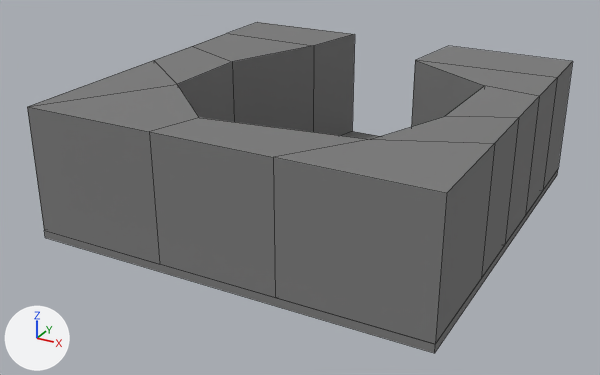
A saved change to the FBX model Assets/Art/Models/Tiles/MDL_DeadEnd_1.fbx.
Before and after are seen from a camera (50 mm lens) standing at (13.7, -26.8, 13.9) and looking at (-0.5, -1.0, 1.0). Lighting does not change. The marker at lower left points along +X, +Y and +Z. The first picture is the older version. Mesh edges are drawn as thin lines. Where no turn or scale is listed for an object, it has been applied to the vertices.

The first picture shows 'Floor', 'dead1_end_wall'.
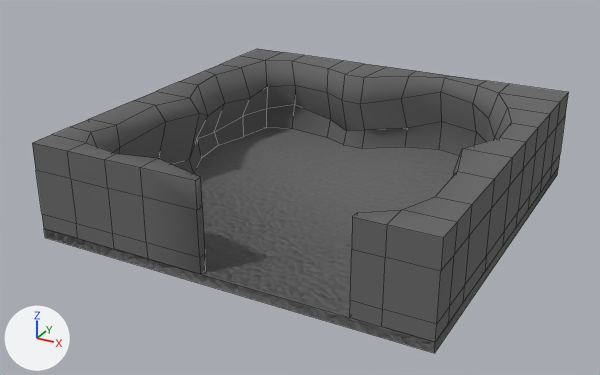
The newer file is also rescaled (x1.667) as a whole; pictures and numbers use the older file's frame.

Location of each change, (x1, y1, x2, y2) in pixels of the pictures (600 x 375 px):
'dead1_end_wall', deleted
    before: (27, 22, 573, 344)
'Dead End 1_Wall', added
    after: (32, 49, 569, 342)
'Floor', reshaped
    before: (44, 131, 558, 353)
    after: (44, 128, 558, 353)

What changed in the scene script:
```text
Add img_tex_floor_normal_png:
    img_tex_floor_normal_png = load_image('TEX_Floor_Normal.png', '../../Textures/Tiles/TEX_Floor_Normal.png', 2048, 2048, 'Non-Color')
Add mat_floor:
    mat_floor = bpy.data.materials.new('Floor')
    # colours: dark grey #666666
    # uses the picture img_tex_floor_normal_png
Add mat_wall:
    mat_wall = principled_material('Wall')
    mat_wall.base_color = (0.134, 0.134, 0.134)  # dark grey #666666
    mat_wall.roughness = 1.0
Change me_cube:
    used by ob_floor; location = (0.0, 0.0, 0.0)
    remove me_cube.from_pydata(...)  # 8 vertices, 6 faces; spans x -7.5..7.5, y -7.5..7.5, z 0.0..0.3
    add me_cube.from_pydata(...)  # 8 vertices, 6 faces; spans x -7.5..7.5, y -7.5..7.5, z 0.0..0.4
    me_cube part 1: 6 faces spanning x -7.5..7.5, y -7.5..7.5, z 0.0..0.4 switch from mat_grey (grey #7b7b7b) to mat_floor
    edits to the shape of me_cube do not show in these pictures
Add me_cube_005:
    me_cube_005.from_pydata(...)  # 256 vertices, 254 faces; spans x -7.5..7.5, y -7.5..7.5, z 0.4..3.7
    me_cube_005.materials.append(mat_wall)  # dark grey #666666
Remove ob_dead1_end_wall:
    ob_dead1_end_wall = bpy.data.objects.new('dead1_end_wall', me_cube_018)
    ob_dead1_end_wall.location = (-0.07, 0.0, 0.0)
Add ob_dead_end_1_wall:
    ob_dead_end_1_wall = bpy.data.objects.new('Dead End 1_Wall', me_cube_005)
    ob_dead_end_1_wall.location = (0.0, 0.0, 0.0)
```
